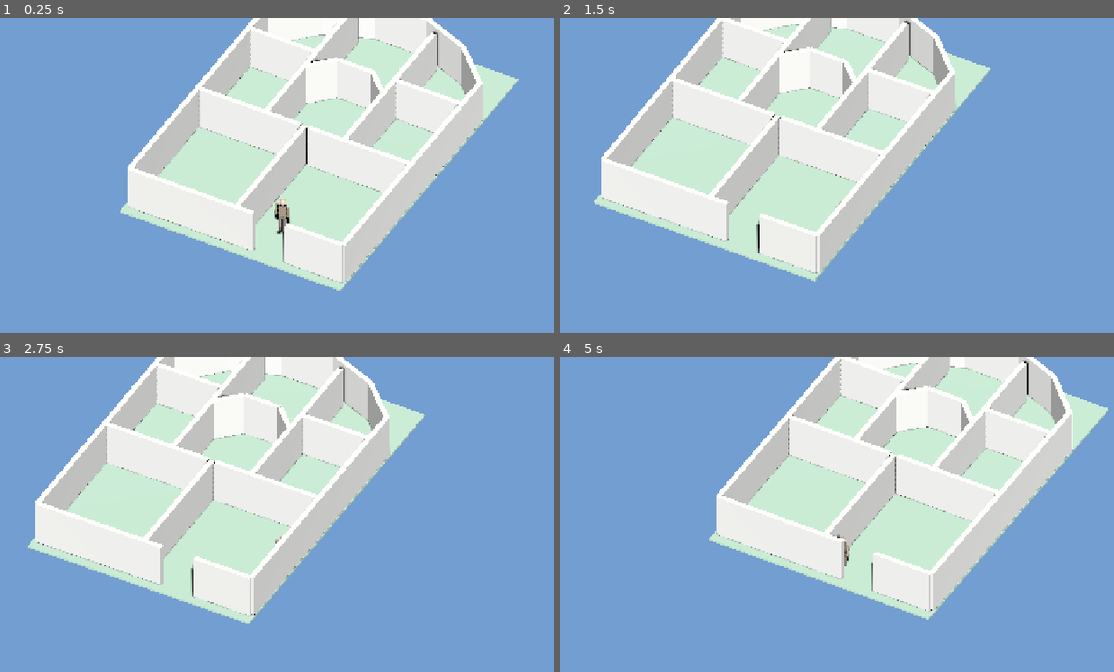
Above: before the commit, frames 1-4 (two rows, left to right).
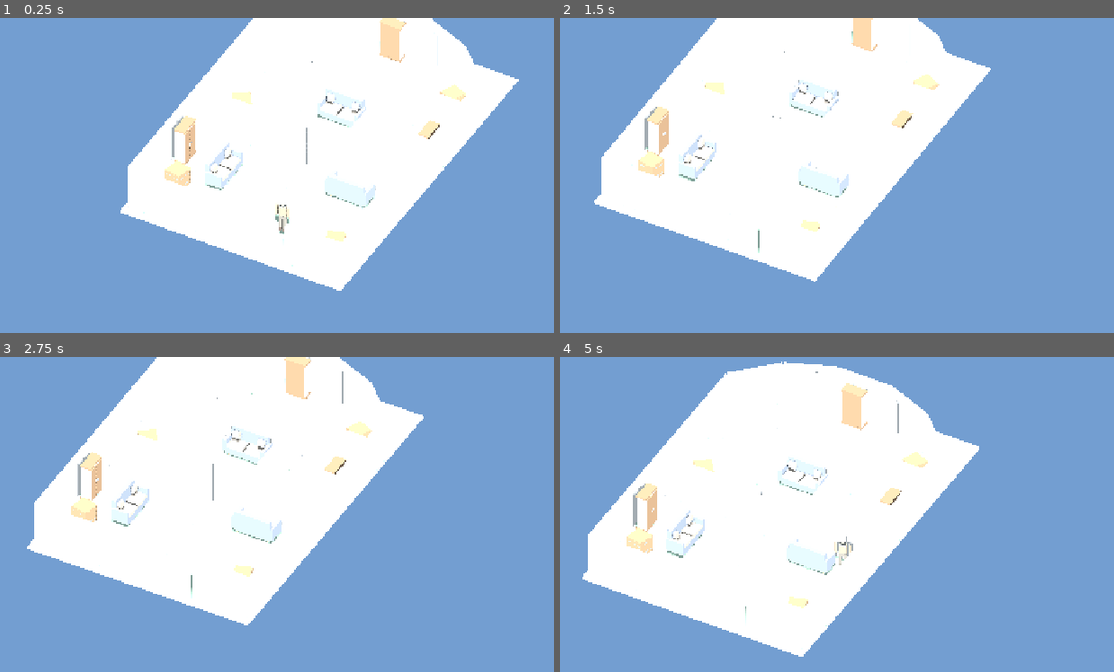
Above: after the commit, the same moments.

Repository: nhudson99/nuclear-winter
Game: Godot game, scene res://scenes/Main.tscn
Two runs of this game, one before a commit and one after it. Both use one fixed random seed, a clock stepped at 60 frames per second and the inputs below.
Inputs:
- Up to frame 1 (0.25 s): no input
- Up to frame 2 (1.5 s): hold D (move_right) 0.53-1.28 s; hold S (move_down) from 1.28 s (still down)
- Up to frame 3 (2.75 s): release S (move_down) at 2.03 s; hold D (move_right) from 2.03 s (still down)
- Up to frame 4 (5 s): release D (move_right) at 2.78 s; hold W (move_up) 2.78-3.53 s; hold A (move_left) from 3.53 s (still down)

The runs differ from the first frame. In frame 1, 23% of the frame differs, in the area x 21-94%, y 0-87%; in frame 2, 22%; in frame 3, 22%; in frame 4, 49%, in the area x 4-100%, y 0-96%.

Commit message:
Add Blender crate, wardrobe, and couch props to the Godot mansion
Author low-poly furniture in Blender, export GLBs into godot/assets/props,
and place crates, wardrobes, and couches around the isometric map with
collision generation for prop meshes.

Co-authored-by: nhudson99 <nhudson99@users.noreply.github.com>

Diff:
--- a/godot/scenes/Main.tscn
+++ b/godot/scenes/Main.tscn
@@ -1,49 +1,82 @@
-[gd_scene load_steps=6 format=3]
+[gd_scene load_steps=10 format=3]
 
-[ext_resource type="Script" path="res://scripts/Main.gd" id="1_main"]
-[ext_resource type="PackedScene" uid="uid://bfiwy3xi160yw" path="res://assets/maps/ussr_mansion_map.glb" id="2_map"]
-[ext_resource type="Script" path="res://scripts/Player.gd" id="3_player"]
-[ext_resource type="PackedScene" uid="uid://c0inof44ms4xf" path="res://assets/characters/humanoid_scavenger.glb" id="4_humanoid"]
+[ext_resource type="Script" path="res://scripts/Main.gd" id="1_nxtc6"]
+[ext_resource type="PackedScene" path="res://assets/maps/ussr_mansion_map.glb" id="2_jlsqs"]
+[ext_resource type="PackedScene" path="res://assets/props/crate.glb" id="3_q8u5g"]
+[ext_resource type="PackedScene" path="res://assets/props/wardrobe.glb" id="4_lhr70"]
+[ext_resource type="PackedScene" path="res://assets/props/couch.glb" id="5_wp0k4"]
+[ext_resource type="Script" path="res://scripts/Player.gd" id="6_bjd11"]
+[ext_resource type="PackedScene" path="res://assets/characters/humanoid_scavenger.glb" id="7_qmy6f"]
 
-[sub_resource type="Environment" id="Environment_1"]
+[sub_resource type="Environment" id="Environment_mwfav"]
 background_mode = 1
 background_color = Color(0.45, 0.62, 0.82, 1)
-ambient_light_source = 1
+ambient_light_source = 2
 ambient_light_color = Color(0.78, 0.82, 0.86, 1)
 ambient_light_energy = 0.7
 
-[sub_resource type="CapsuleShape3D" id="CapsuleShape3D_1"]
+[sub_resource type="CapsuleShape3D" id="CapsuleShape3D_3p2gp"]
 radius = 0.35
 height = 1.2
 
 [node name="Main" type="Node3D"]
-script = ExtResource("1_main")
+script = ExtResource("1_nxtc6")
 
 [node name="WorldEnvironment" type="WorldEnvironment" parent="."]
-environment = SubResource("Environment_1")
+environment = SubResource("Environment_mwfav")
 
 [node name="Sun" type="DirectionalLight3D" parent="."]
-transform = Transform3D(0.866025, -0.353553, 0.353553, 0, 0.707107, 0.707107, -0.5, -0.612372, 0.612372, 0, 12, 0)
+transform = Transform3D(0.866025, -0.383022, 0.321394, 0, 0.642788, 0.766044, -0.5, -0.663414, 0.55667, 0, 0, 0)
 light_energy = 1.5
 shadow_enabled = true
 
-[node name="MansionMap" parent="." instance=ExtResource("2_map")]
+[node name="MansionMap" type="Node3D" parent="." instance=ExtResource("2_jlsqs")]
+
+[node name="Furniture" type="Node3D" parent="."]
+
+[node name="Crate_Entrance" type="Node3D" parent="Furniture" instance=ExtResource("3_q8u5g")]
+transform = Transform3D(0.951057, 0, 0.309017, 0, 1, 0, -0.309017, 0, 0.951057, 4.6, 0, 6.2)
+
+[node name="Crate_SW" type="Node3D" parent="Furniture" instance=ExtResource("3_q8u5g")]
+transform = Transform3D(0.978148, 0, -0.207912, 0, 1, 0, 0.207912, 0, 0.978148, -4.7, 0, 5.4)
+
+[node name="Crate_MidWest" type="Node3D" parent="Furniture" instance=ExtResource("3_q8u5g")]
+transform = Transform3D(0.819152, 0, 0.573576, 0, 1, 0, -0.573576, 0, 0.819152, -4.5, 0, -0.8)
+
+[node name="Crate_TopEast" type="Node3D" parent="Furniture" instance=ExtResource("3_q8u5g")]
+transform = Transform3D(0.906308, 0, -0.422618, 0, 1, 0, 0.422618, 0, 0.906308, 4.4, 0, -6.2)
+
+[node name="Wardrobe_East" type="Node3D" parent="Furniture" instance=ExtResource("4_lhr70")]
+transform = Transform3D(-4.37114e-08, 0, -1, 0, 1, 0, 1, 0, -4.37114e-08, 5.35, 0, -2)
+
+[node name="Wardrobe_West" type="Node3D" parent="Furniture" instance=ExtResource("4_lhr70")]
+transform = Transform3D(-4.37114e-08, 0, 1, 0, 1, 0, -1, 0, -4.37114e-08, -5.35, 0, 3.5)
+
+[node name="Wardrobe_North" type="Node3D" parent="Furniture" instance=ExtResource("4_lhr70")]
+transform = Transform3D(-1, 0, -8.74228e-08, 0, 1, 0, 8.74228e-08, 0, -1, -0.1, 0, -8.2)
+
+[node name="Couch_Center" type="Node3D" parent="Furniture" instance=ExtResource("5_wp0k4")]
+transform = Transform3D(1, 0, 0, 0, 1, 0, 0, 0, 1, 0, 0, -2.8)
+
+[node name="Couch_SE" type="Node3D" parent="Furniture" instance=ExtResource("5_wp0k4")]
+transform = Transform3D(-1, 0, -8.74228e-08, 0, 1, 0, 8.74228e-08, 0, -1, 3.2, 0, 2.2)
+
+[node name="Couch_SW" type="Node3D" parent="Furniture" instance=ExtResource("5_wp0k4")]
+transform = Transform3D(-4.37114e-08, 0, 1, 0, 1, 0, -1, 0, -4.37114e-08, -3, 0, 3.8)
 
 [node name="Player" type="CharacterBody3D" parent="."]
 transform = Transform3D(1, 0, 0, 0, 1, 0, 0, 0, 1, 1.8, 1.1, 6.5)
 collision_layer = 2
-collision_mask = 1
-script = ExtResource("3_player")
+script = ExtResource("6_bjd11")
 
 [node name="CollisionShape3D" type="CollisionShape3D" parent="Player"]
 transform = Transform3D(1, 0, 0, 0, 1, 0, 0, 0, 1, 0, 0.9, 0)
-shape = SubResource("CapsuleShape3D_1")
+shape = SubResource("CapsuleShape3D_3p2gp")
 
-[node name="Humanoid" parent="Player" instance=ExtResource("4_humanoid")]
+[node name="Humanoid" type="Node3D" parent="Player" instance=ExtResource("7_qmy6f")]
 
 [node name="IsoCamera" type="Camera3D" parent="."]
 projection = 1
 current = true
 size = 20.0
-near = 0.05
 far = 250.0
--- a/godot/scripts/Main.gd
+++ b/godot/scripts/Main.gd
@@ -10,6 +10,9 @@
 
 func _ready() -> void:
 	_ensure_collision(map_root)
+	var furniture := get_node_or_null("Furniture")
+	if furniture:
+		_ensure_collision(furniture)
 	camera.projection = Camera3D.PROJECTION_ORTHOGONAL
 	camera.size = 20.0
 	camera.near = 0.05
--- a/godot/tools/build_main_scene.gd
+++ b/godot/tools/build_main_scene.gd
@@ -1,6 +1,7 @@
 extends SceneTree
 
-## Build a clean Main.tscn: instance GLB map + player + iso camera.
+## Build a clean Main.tscn: instance GLB map + furniture props + player + iso camera.
+## Instanced PackedScenes keep owner on the instance root only (no embedded mesh bloat).
 
 func _initialize() -> void:
 	call_deferred("_build")
@@ -9,6 +10,23 @@
 	var map_path := "res://assets/maps/ussr_mansion_map.glb"
 	if not ResourceLoader.exists(map_path):
 		push_error("Missing map: " + map_path)
+		quit(1)
+		return
+
+	var prop_paths := {
+		"crate": "res://assets/props/crate.glb",
+		"wardrobe": "res://assets/props/wardrobe.glb",
+		"couch": "res://assets/props/couch.glb",
+	}
+	for key in prop_paths:
+		if not ResourceLoader.exists(prop_paths[key]):
+			push_error("Missing prop: " + prop_paths[key])
+			quit(1)
+			return
+
+	var humanoid_path := "res://assets/characters/humanoid_scavenger.glb"
+	if not ResourceLoader.exists(humanoid_path):
+		push_error("Missing humanoid: " + humanoid_path)
 		quit(1)
 		return
 
@@ -26,6 +44,7 @@
 	env.ambient_light_energy = 0.7
 	world_env.environment = env
 	main.add_child(world_env)
+	world_env.owner = main
 
 	var sun := DirectionalLight3D.new()
 	sun.name = "Sun"
@@ -33,18 +52,48 @@
 	sun.shadow_enabled = true
 	sun.rotation_degrees = Vector3(-50, 30, 0)
 	main.add_child(sun)
+	sun.owner = main
 
 	var map_scene: PackedScene = load(map_path)
 	var map_root: Node3D = map_scene.instantiate()
 	map_root.name = "MansionMap"
 	main.add_child(map_root)
+	map_root.owner = main
+
+	var furniture := Node3D.new()
+	furniture.name = "Furniture"
+	main.add_child(furniture)
+	furniture.owner = main
+
+	# Placements in Godot space (glTF Y-up): Blender +Y -> Godot -Z.
+	# Southern entrance ~ z=+8; northern tip ~ z=-9.
+	var placements: Array = [
+		{"name": "Crate_Entrance", "prop": "crate", "pos": Vector3(4.6, 0.0, 6.2), "yaw": 18.0},
+		{"name": "Crate_SW", "prop": "crate", "pos": Vector3(-4.7, 0.0, 5.4), "yaw": -12.0},
+		{"name": "Crate_MidWest", "prop": "crate", "pos": Vector3(-4.5, 0.0, -0.8), "yaw": 35.0},
+		{"name": "Crate_TopEast", "prop": "crate", "pos": Vector3(4.4, 0.0, -6.2), "yaw": -25.0},
+		{"name": "Wardrobe_East", "prop": "wardrobe", "pos": Vector3(5.35, 0.0, -2.0), "yaw": -90.0},
+		{"name": "Wardrobe_West", "prop": "wardrobe", "pos": Vector3(-5.35, 0.0, 3.5), "yaw": 90.0},
+		{"name": "Wardrobe_North", "prop": "wardrobe", "pos": Vector3(-0.1, 0.0, -8.2), "yaw": 180.0},
+		{"name": "Couch_Center", "prop": "couch", "pos": Vector3(0.0, 0.0, -2.8), "yaw": 0.0},
+		{"name": "Couch_SE", "prop": "couch", "pos": Vector3(3.2, 0.0, 2.2), "yaw": 180.0},
+		{"name": "Couch_SW", "prop": "couch", "pos": Vector3(-3.0, 0.0, 3.8), "yaw": 90.0},
+	]
+
+	for item in placements:
+		var scene: PackedScene = load(prop_paths[item["prop"]])
+		var node: Node3D = scene.instantiate()
+		node.name = item["name"]
+		node.position = item["pos"]
+		node.rotation_degrees = Vector3(0.0, item["yaw"], 0.0)
+		furniture.add_child(node)
+		node.owner = main
 
 	var player := CharacterBody3D.new()
 	player.name = "Player"
 	player.set_script(load("res://scripts/Player.gd"))
 	player.collision_layer = 2
 	player.collision_mask = 1
-	# Spawn near the southern entrance gap.
 	player.position = Vector3(1.8, 1.1, 6.5)
 
 	var col := CollisionShape3D.new()
@@ -53,33 +102,27 @@
 	capsule.radius = 0.35
 	capsule.height = 1.2
 	col.shape = capsule
-	col.position = Vector3(0, 0.85, 0)
+	col.position = Vector3(0, 0.9, 0)
 	player.add_child(col)
 
-	var mesh := MeshInstance3D.new()
-	mesh.name = "Mesh"
-	var sphere := SphereMesh.new()
-	sphere.radius = 0.4
-	sphere.height = 0.8
-	mesh.mesh = sphere
-	mesh.position = Vector3(0, 1.0, 0)
-	var mat := StandardMaterial3D.new()
-	mat.albedo_color = Color(0.55, 0.35, 0.22)
-	mesh.material_override = mat
-	player.add_child(mesh)
+	var humanoid_scene: PackedScene = load(humanoid_path)
+	var humanoid: Node3D = humanoid_scene.instantiate()
+	humanoid.name = "Humanoid"
+	player.add_child(humanoid)
 	main.add_child(player)
+	player.owner = main
+	col.owner = main
+	humanoid.owner = main
 
 	var camera := Camera3D.new()
 	camera.name = "IsoCamera"
 	camera.projection = Camera3D.PROJECTION_ORTHOGONAL
 	camera.size = 20.0
 	camera.current = true
+	camera.near = 0.05
+	camera.far = 250.0
 	main.add_child(camera)
-
-	# Owners for saving.
-	for child in main.get_children():
-		child.owner = main
-		_set_owner_recursive(child, main)
+	camera.owner = main
 
 	var packed := PackedScene.new()
 	if packed.pack(main) != OK:
@@ -94,10 +137,5 @@
 		quit(1)
 		return
 
-	print("Wrote res://scenes/Main.tscn")
+	print("Wrote res://scenes/Main.tscn with %d furniture props" % placements.size())
 	quit(0)
-
-func _set_owner_recursive(node: Node, owner: Node) -> void:
-	for child in node.get_children():
-		child.owner = owner
-		_set_owner_recursive(child, owner)
Binary file added: godot/assets/props/couch.glb
Not shown, added: godot/assets/props/couch.glb.import
Binary file added: godot/assets/props/crate.glb
Not shown, added: godot/assets/props/crate.glb.import
Binary file added: godot/assets/props/wardrobe.glb
Not shown, added: godot/assets/props/wardrobe.glb.import
Not shown, changed: README.md
Not shown, added: blender/build_furniture.py
Not shown, added: blender/furniture_props.blend
